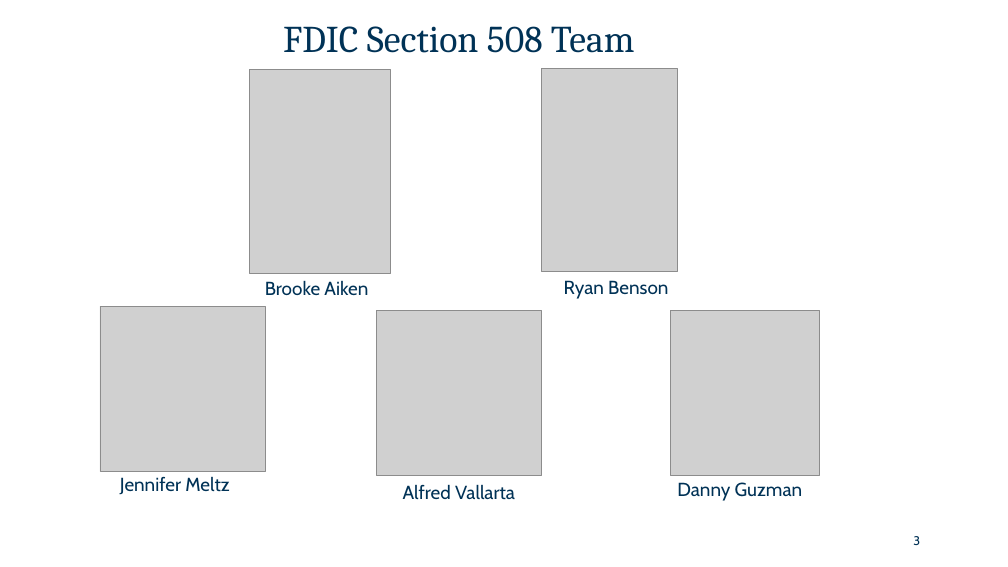
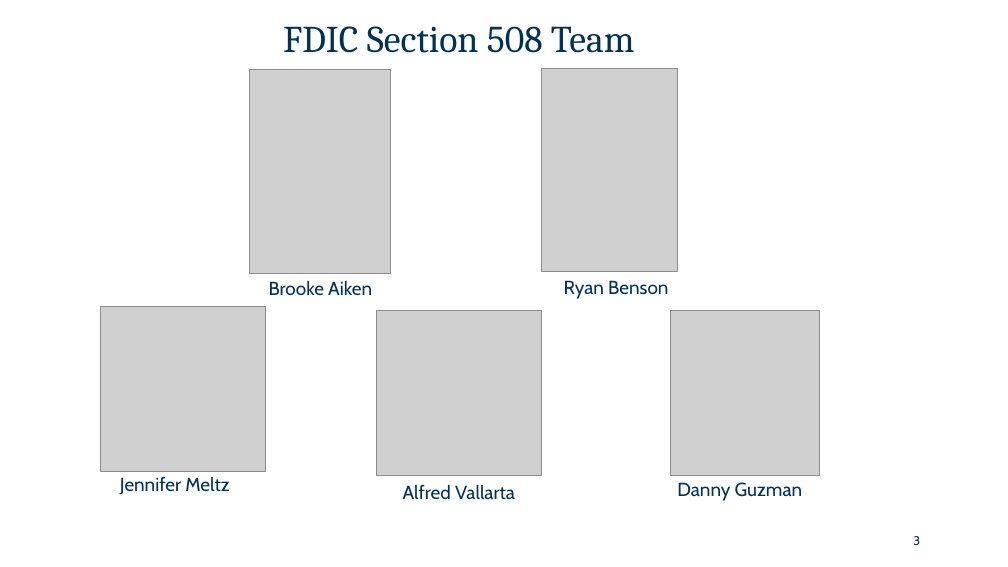
Before and after one commit to GSA/Assets.Section508.gov, a slide deck: slide 3 of assets/files/FDIC-Automated-Business-Workflow_ITACM-DEC-2025.pptx. Drawn at 1008x567 pixels with LibreOffice and Linux fonts; fonts in the diff are those of the drawing; grey boxes stand for pictures; background and template pictures are left out. Boxes give left, top, right and bottom in pixels: in the first picture for what was removed or moved away, otherwise in the second. Text is boxed around its words. In the diff, an @@ line names an element or a change of style, - is before the commit and + after.

```diff
--- a/assets/files/FDIC-Automated-Business-Workflow_ITACM-DEC-2025.pptx
+++ b/assets/files/FDIC-Automated-Business-Workflow_ITACM-DEC-2025.pptx
@@ text "Brooke Aiken": place and size @@
-text "Brooke Aiken" at box(265, 280, 368, 295)
+text "Brooke Aiken" at box(269, 280, 372, 295)
```
Also in this commit, not shown: 9 other slides changed.
